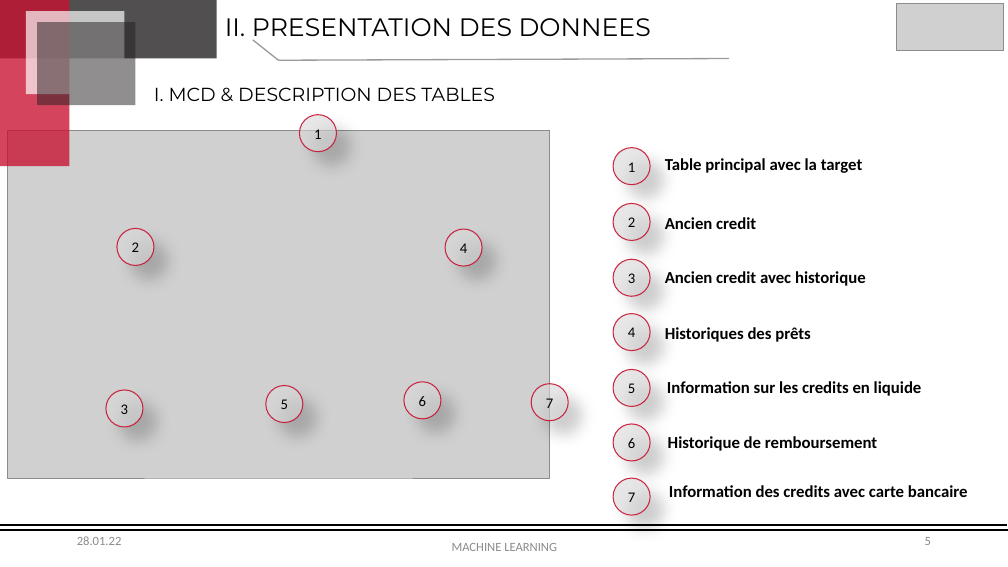
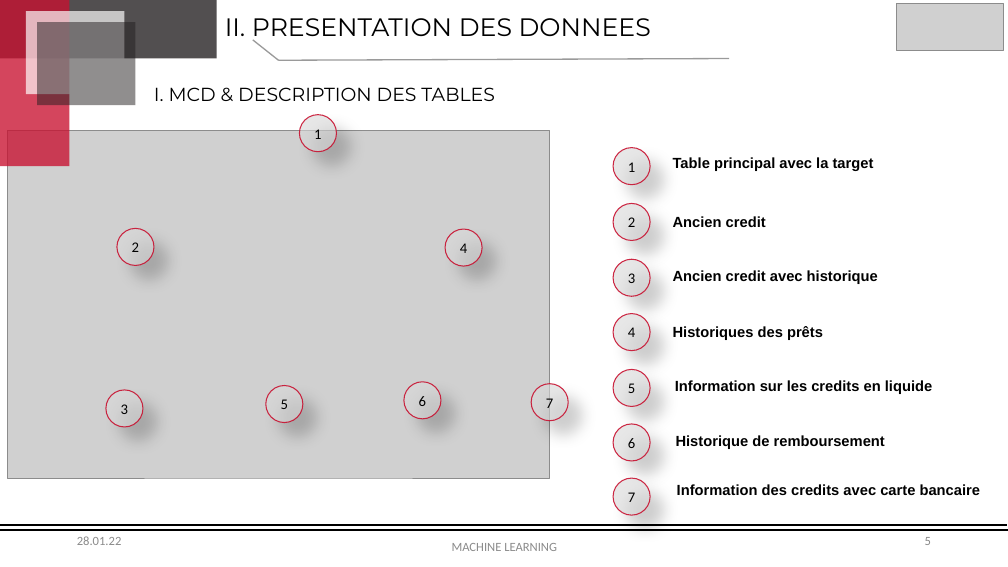
Before and after one commit to OumaimaBoudchich/machineLearningProject, a slide deck: slide 5 of ppt/HomeCreditDashboard.pptx. Drawn at 1008x567 pixels with LibreOffice and Linux fonts; fonts in the diff are those of the drawing; grey boxes stand for pictures. Boxes give left, top, right and bottom in pixels: in the first picture for what was removed or moved away, otherwise in the second. Text is boxed around its words. In the diff, an @@ line names an element or a change of style, - is before the commit and + after.

```diff
--- a/ppt/HomeCreditDashboard.pptx
+++ b/ppt/HomeCreditDashboard.pptx
@@ 5 texts: place and size @@
-5 texts at box(665, 158, 968, 497)
+5 texts at box(673, 157, 981, 495)
@@ text "Information sur les credits en ...": place and size @@
-text "Information sur les credits en ..." at box(667, 381, 922, 396)
+text "Information sur les credits en ..." at box(675, 380, 932, 394)
@@ size 16 to 14 pt, font Calibri to Arial in 7 elements at box(677, 484, 981, 495), box(673, 157, 874, 171), box(673, 216, 766, 227), box(673, 270, 878, 284), box(673, 326, 823, 340), box(675, 380, 932, 394), box(676, 435, 885, 449) @@
@@ text "Historique de remboursement": place and size @@
-text "Historique de remboursement" at box(668, 436, 877, 451)
+text "Historique de remboursement" at box(676, 435, 885, 449)
```
Also in this commit, not shown: 5 other slides changed.
